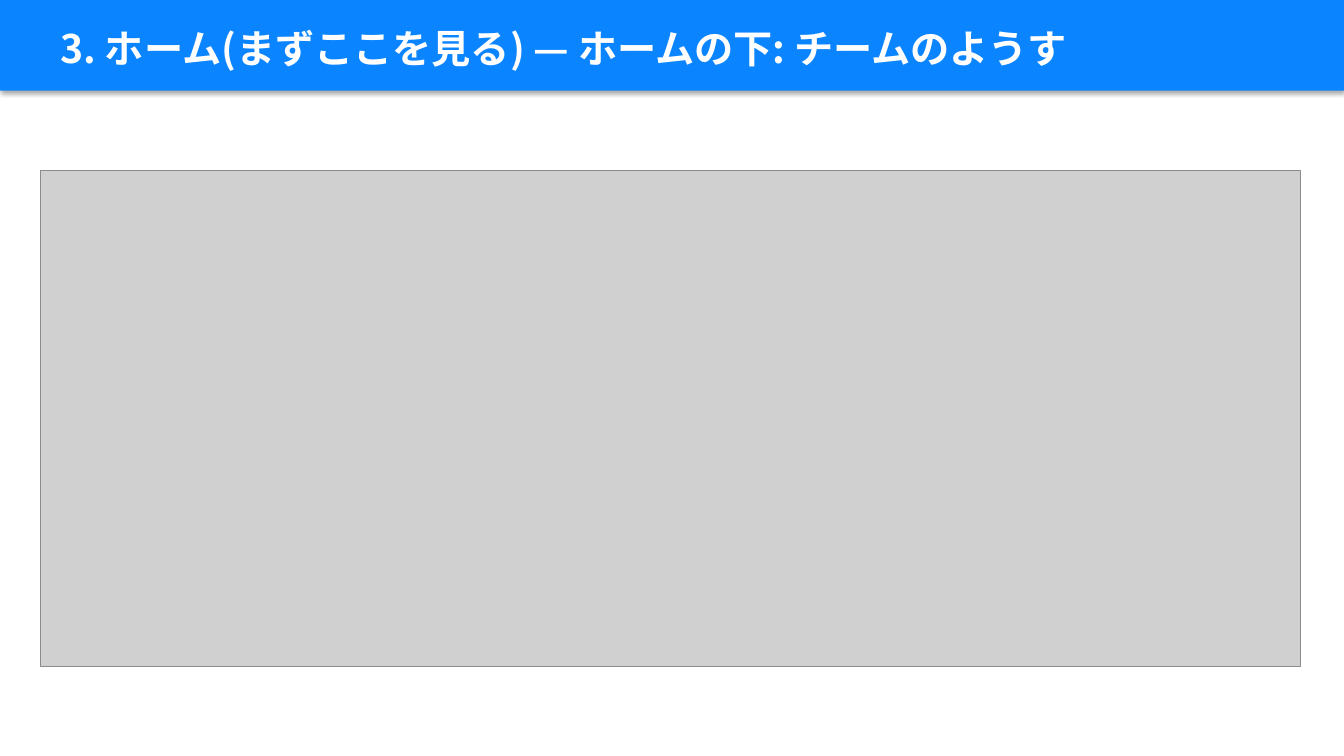
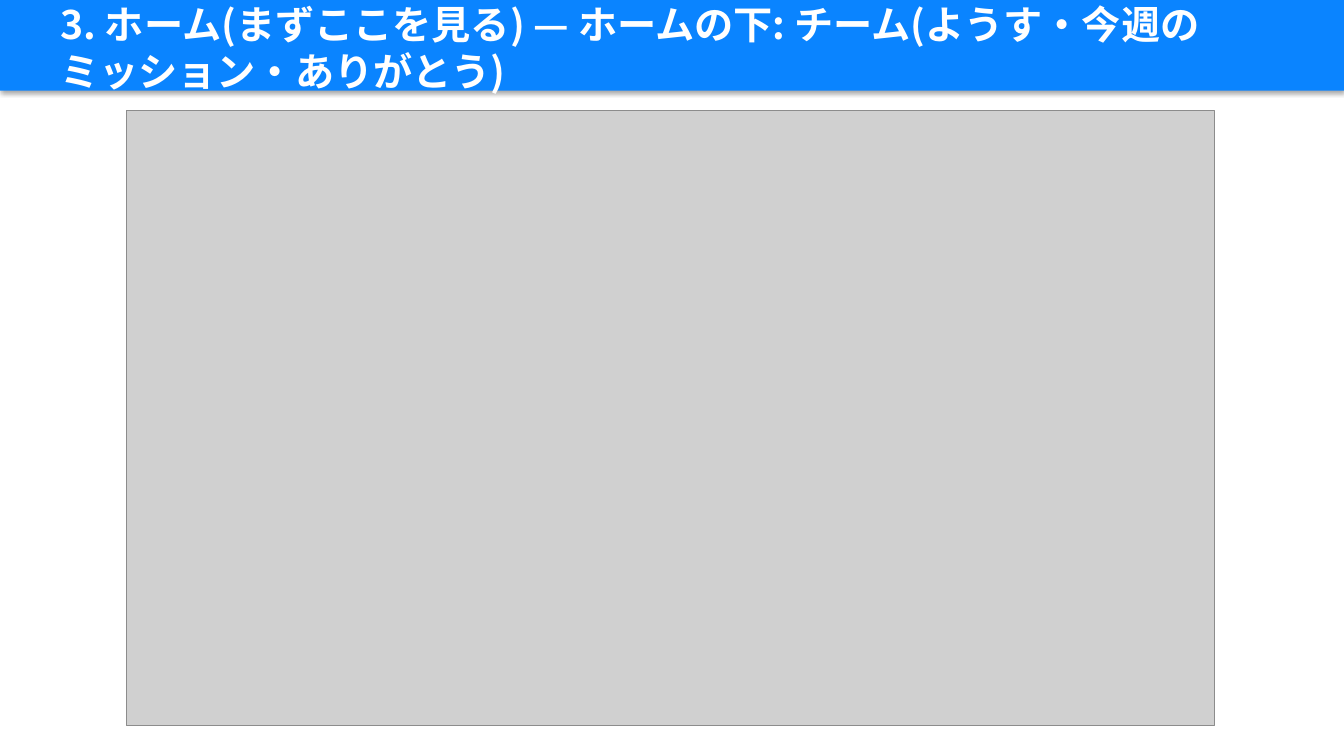
Before and after one commit to takky416-byte/sotsuken_pj_management, a slide deck: slide 8 of docs/manual/卒研PJ管理_説明資料_学生編.pptx. Drawn at 1344x756 pixels with LibreOffice and Linux fonts; fonts in the diff are those of the drawing; grey boxes stand for pictures. Boxes give left, top, right and bottom in pixels: in the first picture for what was removed or moved away, otherwise in the second. Text is boxed around its words. In the diff, an @@ line names an element or a change of style, - is before the commit and + after.

```diff
--- a/docs/manual/卒研PJ管理_説明資料_学生編.pptx
+++ b/docs/manual/卒研PJ管理_説明資料_学生編.pptx
@@ text at [60,5,1199,97]: text changed @@
-3. ホーム(まずここを見る) — ホームの下: チームのようす
+3. ホーム(まずここを見る) — ホームの下: チーム(ようす・今週のミッション・ありがとう)
@@ picture: place and size @@
-picture at [40,170,1301,666]
+picture at [126,111,1215,726]
```
Also in this commit, not shown: 4 other slides changed, 8 other files.
